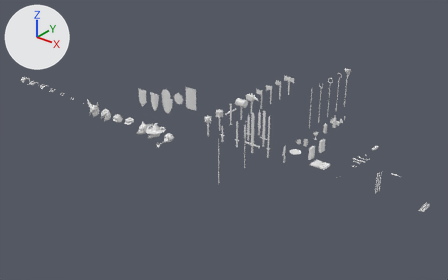
A saved change to the Blender file resources/data/items.blend.
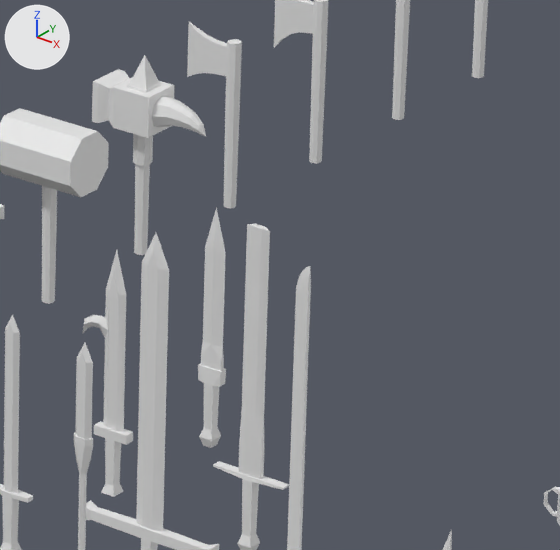
The first picture shows the older version from a 50 mm camera at (6.98, -11.78, 7.26) aimed at (-3.04, 0.74, -0.5). The close-ups show both versions on the part from 53% to 66% of the width and 31% to 52% of the height of that picture; other places that the commit changed are outside them. The lights are fixed; the arrows at upper left show +X, +Y and +Z.

Objects in the first close-up: 'axe01', 'axe02', 'axe03', 'executionersword', 'gladius', 'glaive01', 'greatsword', 'harpe', 'katana', 'mallet', 'sword01', 'warhammer01'.
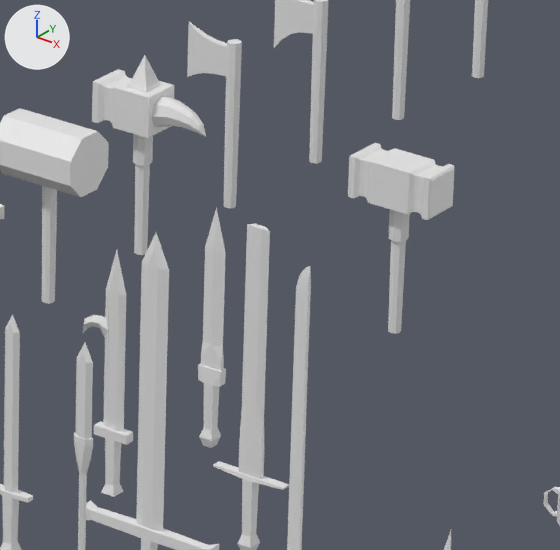
Location of each change, [x1, y1, x2, y2] in pixels of the close-ups (560 x 550 px):
'forgehammer01', added
    after: [348, 143, 454, 334]

Edits to the bpy script that builds the scene:
```text
Add me_warhammer01_001:
    me_warhammer01_001.from_pydata(...)  # 93 vertices, 78 faces; spans x -0.156..0.156, y -0.07..0.07, z -0.105..0.48
Add ob_forgehammer01:
    ob_forgehammer01 = bpy.data.objects.new('forgehammer01', me_warhammer01_001)
    ob_forgehammer01.location = (-2.0, 2.0, 0.0)
```
